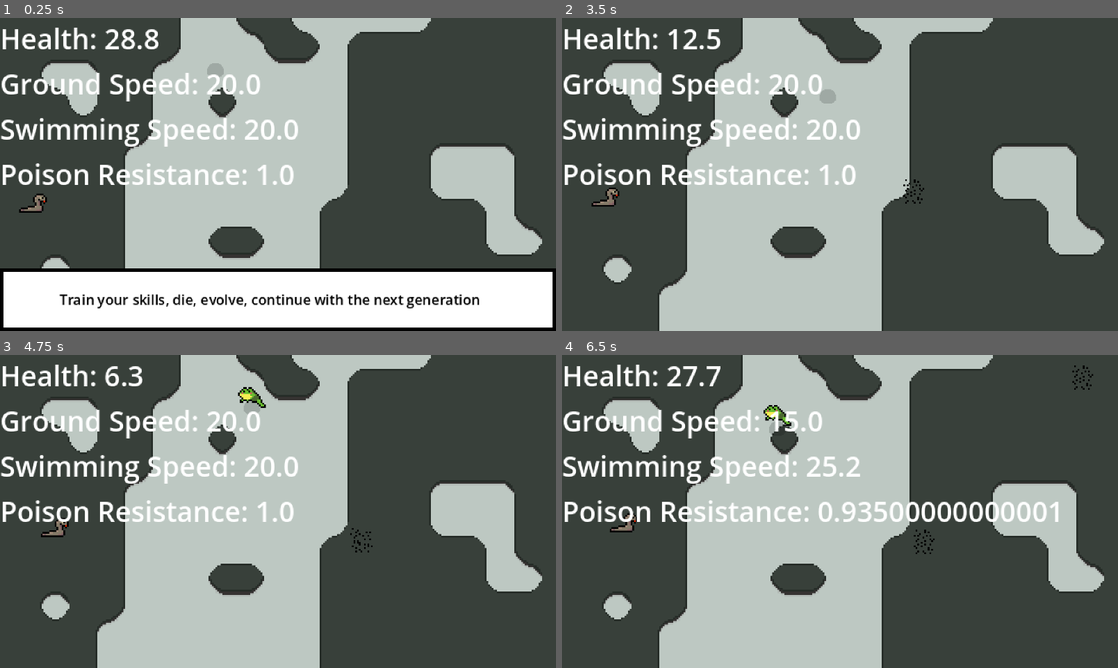
Above: before the commit, frames 1-4 (two rows, left to right).
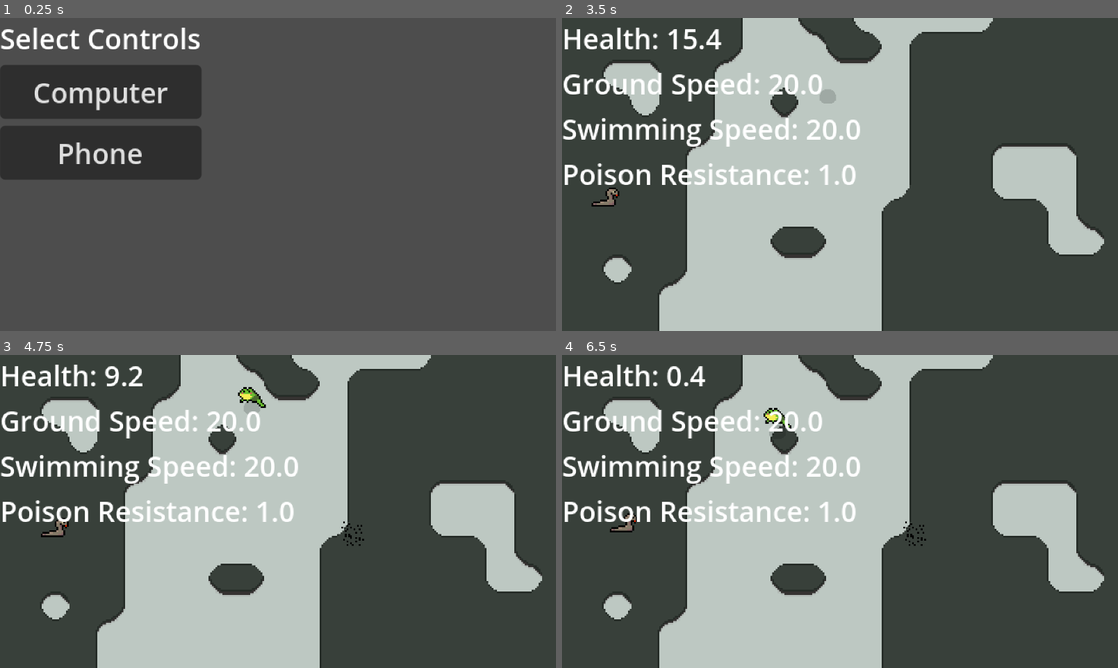
Above: after the commit, the same moments.

Repository: MiladTuma/Micro-Jam-Evolution
Game: Godot game, scene res://StartMenu.tscn
Same seed, same stepped clock (60 frames per second), same inputs: the game is played once before the commit and once after it. Before the commit the project starts from res://Scenes/main.tscn.
Inputs (mouse positions are in pixels of both pictures, inside the frame that each line leads up to):
- Up to frame 1 (0.25 s): no input
- Up to frame 2 (3.5 s): click (662, 93) at 0.5 s, where only the run after the commit has a clickable "Computer"; hold Right (right) 1.28-2.03 s; tap E (eat) at 1.35, 2.3, 2.85 s; tap I (i) at 1.55, 2.1, 3.05 s; hold Down (down) 2.03-2.78 s; hold Right (right) from 2.78 s (still down)
- Up to frame 3 (4.75 s): release Right (right) at 3.53 s; hold Up (up) 3.53-4.28 s; tap I (i) at 3.6, 4.55 s; tap E (eat) at 3.8, 4.35 s; hold Left (left) from 4.28 s (still down)
- Up to frame 4 (6.5 s): tap I (i) at 5.1, 6.05 s; tap E (eat) at 5.3, 5.85 s; release Left (left) at 5.78 s; hold Down (down) from 5.78 s (still down)

The runs differ from the first frame. In frame 1, 57% of the frame differs, in the area x 0-100%, y 0-100%; in frame 2, 0.3%; in frame 3, 0.3%; in frame 4, 2.2%.

Commit message:
fuck-you

Diff:
--- /dev/null
+++ b/GameSettings.gd
@@ -0,0 +1,3 @@
+extends Node
+
+var is_mobile: bool = false
--- a/Scenes/fly_spawner.gd
+++ b/Scenes/fly_spawner.gd
@@ -27,7 +27,7 @@
 
 	spawn_area = Rect2(start_pos, end_pos - start_pos)
 
-	print("Границы карты для спавна: ", spawn_area)
+
 
 func _on_timer_timeout() -> void:
 	if get_tree().get_nodes_in_group("flies").size() >= max_flies:
--- /dev/null
+++ b/Scenes/main.gd
@@ -0,0 +1,12 @@
+extends Node2D
+
+@onready var mobile_ui = $MobileUI
+@onready var textbox_ui = $Textbox
+func _ready() -> void:
+
+	if GameSettings.is_mobile:
+		mobile_ui.visible = true
+		textbox_ui.visible = false
+	else:
+
+		mobile_ui.visible = false
--- a/Scenes/main.tscn
+++ b/Scenes/main.tscn
@@ -1,12 +1,15 @@
 [gd_scene format=4 uid="uid://b2scd4obprnf0"]
 
 [ext_resource type="Texture2D" uid="uid://kjg2t5thhseq" path="res://Tilemap/Tilemap Frog Swamp.png" id="1_bo1nx"]
+[ext_resource type="Script" uid="uid://d0v8ocxxg0cmv" path="res://Scenes/main.gd" id="1_hptm8"]
 [ext_resource type="PackedScene" uid="uid://3lms8jd3k1jl" path="res://Entities/Player/player.tscn" id="1_jjgbg"]
 [ext_resource type="PackedScene" uid="uid://d4j0ot2cugjji" path="res://Entities/Snake/snake.tscn" id="3_8gbba"]
 [ext_resource type="Script" uid="uid://276cfrt1hyfp" path="res://Scenes/textbox.gd" id="4_jjvhh"]
 [ext_resource type="PackedScene" uid="uid://y8knp8h4k6h4" path="res://data_labels.tscn" id="5_kry3j"]
 [ext_resource type="Script" uid="uid://cneqvv62fifg6" path="res://Scenes/fly_spawner.gd" id="6_21xkr"]
 [ext_resource type="PackedScene" uid="uid://8rm85i532403" path="res://Entities/fly/Fly.tscn" id="7_6bp64"]
+[ext_resource type="Texture2D" uid="uid://ci50e3xroh1s5" path="res://icons8-eat-64.png" id="8_ynf5e"]
+[ext_resource type="Texture2D" uid="uid://c5gm17mrvn0nq" path="res://icons8-arrow-26.png" id="9_hptm8"]
 
 [sub_resource type="TileSetAtlasSource" id="TileSetAtlasSource_bo1nx"]
 texture = ExtResource("1_bo1nx")
@@ -89,7 +92,18 @@
 [sub_resource type="StyleBoxFlat" id="StyleBoxFlat_b3jpf"]
 bg_color = Color(1, 1, 1, 1)
 
+[sub_resource type="RectangleShape2D" id="RectangleShape2D_d1ilt"]
+
+[sub_resource type="RectangleShape2D" id="RectangleShape2D_6iyac"]
+
+[sub_resource type="RectangleShape2D" id="RectangleShape2D_jkdf5"]
+
+[sub_resource type="RectangleShape2D" id="RectangleShape2D_fdnlq"]
+
+[sub_resource type="RectangleShape2D" id="RectangleShape2D_wsu2k"]
+
 [node name="Main" type="Node2D" unique_id=880462236]
+script = ExtResource("1_hptm8")
 
 [node name="TileMapLayer" type="TileMapLayer" parent="." unique_id=1978633104]
 tile_map_data = PackedByteArray("AAAGAAAAAAACAAEAAAAGAAEAAAACAAIAAAAFAAEAAAAEAAAAAAAFAAIAAAAEAAEAAAAFAAMAAAACAAEAAAAHAA …(3760 unchanged characters)…
@@ -155,3 +169,48 @@
 [node name="Timer" type="Timer" parent="FlySpawner" unique_id=1057152892]
 wait_time = 3.0
 autostart = true
+
+[node name="MobileUI" type="CanvasLayer" parent="." unique_id=1374761741]
+
+[node name="TouchScreenButton" type="TouchScreenButton" parent="MobileUI" unique_id=262766524]
+self_modulate = Color(1, 1, 1, 0.5882353)
+position = Vector2(63, 158)
+scale = Vector2(0.296875, 0.296875)
+texture_normal = ExtResource("8_ynf5e")
+shape = SubResource("RectangleShape2D_d1ilt")
+action = "eat"
+
+[node name="TouchScreenButton2" type="TouchScreenButton" parent="MobileUI" unique_id=975825567]
+self_modulate = Color(1, 1, 1, 0.4509804)
+position = Vector2(46, 160.00002)
+scale = Vector2(0.6153846, 0.7307695)
+texture_normal = ExtResource("9_hptm8")
+shape = SubResource("RectangleShape2D_6iyac")
+action = "right"
+
+[node name="TouchScreenButton3" type="TouchScreenButton" parent="MobileUI" unique_id=1855611290]
+self_modulate = Color(1, 1, 1, 0.47058824)
+position = Vector2(23.000004, 179)
+rotation = -3.1415927
+scale = Vector2(0.6144568, 0.7627423)
+texture_normal = ExtResource("9_hptm8")
+shape = SubResource("RectangleShape2D_jkdf5")
+action = "left"
+
+[node name="TouchScreenButton4" type="TouchScreenButton" parent="MobileUI" unique_id=1215539767]
+self_modulate = Color(1, 1, 1, 0.5411765)
+position = Vector2(42.999992, 163.00002)
+rotation = 1.5707964
+scale = Vector2(0.61445624, 0.6589414)
+texture_normal = ExtResource("9_hptm8")
+shape = SubResource("RectangleShape2D_fdnlq")
+action = "down"
+
+[node name="TouchScreenButton5" type="TouchScreenButton" parent="MobileUI" unique_id=806780053]
+self_modulate = Color(1, 1, 1, 0.5176471)
+position = Vector2(26, 159)
+rotation = -1.5707964
+scale = Vector2(0.6589426, 0.6589426)
+texture_normal = ExtResource("9_hptm8")
+shape = SubResource("RectangleShape2D_wsu2k")
+action = "up"
--- /dev/null
+++ b/StartMenu.tscn
@@ -0,0 +1,30 @@
+[gd_scene format=3 uid="uid://nbfk8aqgi5q8"]
+
+[ext_resource type="Script" uid="uid://bgrk8ysswruks" path="res://start_menu.gd" id="1_d3352"]
+
+[node name="Control" type="Control" unique_id=1558851095]
+layout_mode = 3
+anchors_preset = 0
+offset_right = 40.0
+offset_bottom = 40.0
+script = ExtResource("1_d3352")
+
+[node name="VBoxContainer" type="VBoxContainer" parent="." unique_id=413642128]
+layout_mode = 0
+offset_right = 40.0
+offset_bottom = 40.0
+
+[node name="Label" type="Label" parent="VBoxContainer" unique_id=565882486]
+layout_mode = 2
+text = "Select Controls"
+
+[node name="on_pc_button" type="Button" parent="VBoxContainer" unique_id=1431186739]
+layout_mode = 2
+text = "Computer"
+
+[node name="on_mobile_button" type="Button" parent="VBoxContainer" unique_id=1448025272]
+layout_mode = 2
+text = "Phone"
+
+[connection signal="pressed" from="VBoxContainer/on_pc_button" to="." method="_on_on_pc_button_pressed"]
+[connection signal="pressed" from="VBoxContainer/on_mobile_button" to="." method="_on_on_mobile_button_pressed"]
--- a/project.godot
+++ b/project.godot
@@ -11,9 +11,13 @@
 [application]
 
 config/name="Micro Jam Evolution"
-run/main_scene="uid://b2scd4obprnf0"
+run/main_scene="uid://nbfk8aqgi5q8"
 config/features=PackedStringArray("4.7", "GL Compatibility")
 config/icon="res://Entities/Player/icon.svg"
+
+[autoload]
+
+GameSettings="*uid://byi0mrveyox0w"
 
 [display]
 
@@ -28,6 +32,7 @@
 
 player=""
 flies=""
+snakes=""
 
 [input]
 
@@ -62,6 +67,10 @@
 ]
 }
 
+[input_devices]
+
+pointing/emulate_touch_from_mouse=true
+
 [layer_names]
 
 2d_physics/layer_1="player"
--- /dev/null
+++ b/start_menu.gd
@@ -0,0 +1,11 @@
+extends Control
+
+
+func _on_on_mobile_button_pressed() -> void:
+	GameSettings.is_mobile = true
+	get_tree().change_scene_to_file("res://Scenes/main.tscn")
+
+
+func _on_on_pc_button_pressed() -> void:
+	GameSettings.is_mobile = false
+	get_tree().change_scene_to_file("res://Scenes/main.tscn")
Not shown, added: GameSettings.gd.uid
Not shown, added: Scenes/main.gd.uid
Binary file added: icons8-arrow-26.png
Not shown, added: icons8-arrow-26.png.import
Binary file added: icons8-eat-64.png
Not shown, added: icons8-eat-64.png.import
Not shown, added: start_menu.gd.uid
